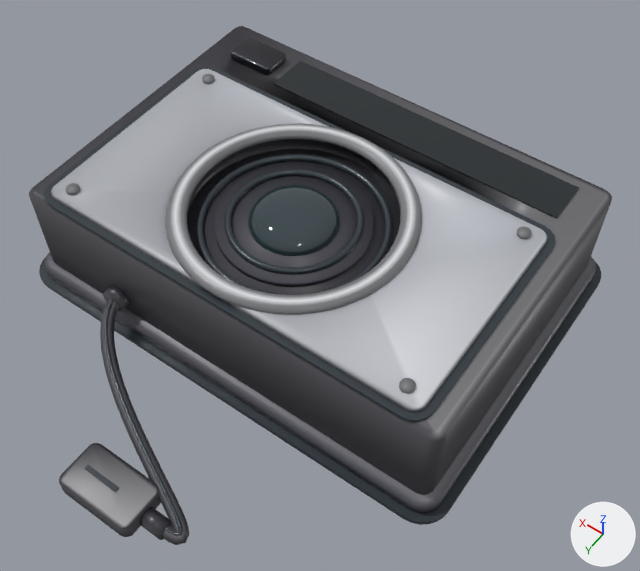
Before and after pictures for a commit that changed the glTF model assets/models/hardware/charm_reader.glb.
Rendered twice from a 50 mm lens placed at (-0.836, 1.17, 1.782), pointed at (-0.097, 0.134, 0.155). Every picture has the same lights, and +X, +Y and +Z are marked at lower right. The first picture is the older version. Where no turn or scale is listed for an object, it has been applied to the vertices. Vertices at exactly the same position are counted once.

The first picture shows 'Auswurf', 'Bodensaum', 'Display', 'Kabellicht', 'Korpus', 'Linse', 'Ring', 'Umriss' and 1 more.
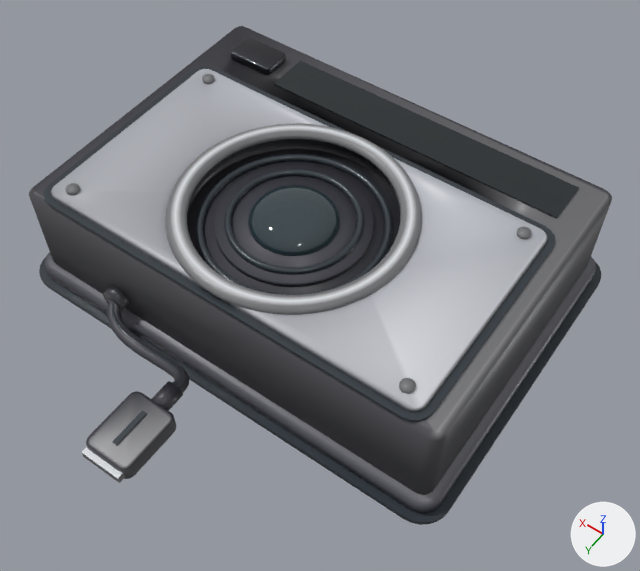
Edits to the bpy script that builds the scene:
```text
Change me_kabellicht:
    used by ob_kabellicht; location = (0.0, 0.0, 0.0)
    remove me_kabellicht.from_pydata(...)  # 300 vertices, 596 faces; spans x -0.193..0.305, y 0.399..0.765, z 0.038..0.118
    add me_kabellicht.from_pydata(...)  # 300 vertices, 596 faces; spans x -0.005..0.305, y 0.398..0.542, z 0.071..0.157
    me_kabellicht part 1: 298 of 300 vertices moved; they spanned x -0.193..0.304, y 0.399..0.765, z 0.038..0.118 and now span x -0.005..0.304, y 0.398..0.542, z 0.071..0.157; mean shift (0.124, -0.159, 0.029); largest move (-0.19, 0.745, 0.049) -> (0.023, 0.491, 0.125)
Change me_cylinder_008:
    used by ob_korpus; location = (0.3, 0.41, 0.1)
    remove me_cylinder_008.from_pydata(...)  # 2344 vertices, 4766 faces; spans x -0.882..0.282, y -0.833..0.41, z -0.102..0.231
    add me_cylinder_008.from_pydata(...)  # 2344 vertices, 4766 faces; spans x -0.882..0.282, y -0.833..0.353, z -0.1..0.231
    me_cylinder_008 part 2: the loose piece of 8 vertices spanning x -0.36..-0.24, y 0.325..0.375, z -0.102..-0.082 is scaled about its middle by (0.833, 0.6, 1), then moved by (0.0, -0.012, 0.132)
    me_cylinder_008 part 3: the loose piece of 32 vertices spanning x -0.455..-0.395, y 0.328..0.372, z -0.092..-0.048 is multiplied about its middle by the matrix ((0.0, 0.0, -1.0), (-1.0, 0.0, 0.0), (0.0, 1.0, 0.0)), then moved by (0.125, -0.195, 0.11)
    me_cylinder_008 part 4: 418 of 2344 vertices moved; they spanned x -0.503..0.014, y -0.013..0.41, z -0.089..0.016 and now span x -0.36..0.014, y -0.018..0.34, z -0.053..0.065; mean shift (0.088, -0.139, 0.05); largest move (-0.502, 0.348, -0.062) -> (-0.285, 0.083, 0.029)
    me_cylinder_008 part 5: 424 kept faces spanning x -0.36..0.007, y -0.004..0.353, z -0.042..0.062 get new vertex colours; the middle colour goes from dark grey #48484b to dark grey #49494f
```

Pixel boxes (x1, y1, x2, y2) of what changed, in the pictures (640 x 571 px; the box of a moved part takes in the faces that stretch with it):
'Korpus', reshaped (6% shorter): before (29, 26, 612, 545); after (29, 26, 612, 513)
'Kabellicht', reshaped: before (104, 299, 183, 536); after (112, 302, 182, 385)
part 2 of me_cylinder_008, moved or reshaped (not visible before): after (82, 447, 125, 483)
part 3 of me_cylinder_008, moved or reshaped: before (139, 507, 171, 540); after (152, 381, 183, 411)
part 4 of me_cylinder_008, moved or reshaped: before (59, 298, 189, 545); after (86, 300, 187, 471)
part 5 of me_cylinder_008, recoloured: before (60, 298, 189, 545); after (82, 301, 189, 483)
